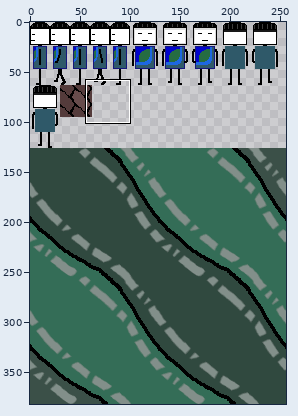
Sprite sheet -- assets/images/atlas.png. The picture above shows the old version from afar; the outline marks the close-up.
Close-up. First the earlier version:
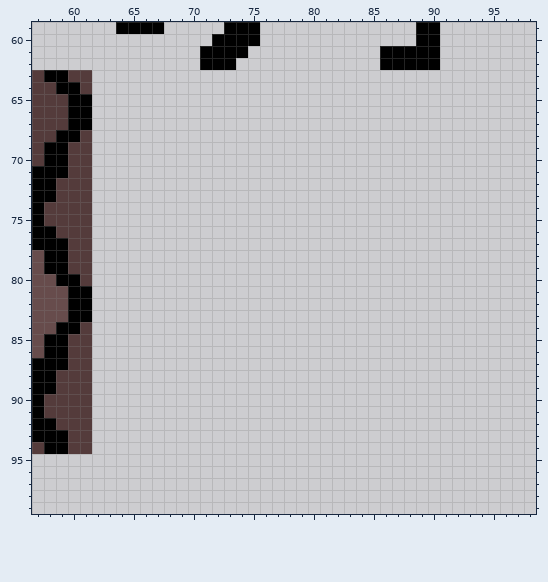
The file is 256x382 pixels. Pixels under 10% opacity are left out. Colours within 5 levels of each other are drawn and written as one. Shown: x 57..98, y 59..99.
New version:
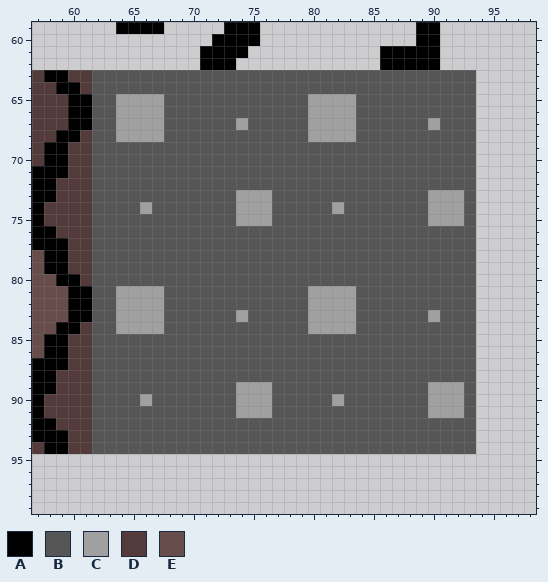
Palette (. is transparent): A #000000  B #565656  C #a0a0a0  D #543b3b  E #674c4c
Changes in this commit:
The edit adds colour B in rows 63 to 64 at x 62 to 93; in rows 65 to 66 at x 62 to 63, 68 to 79 and 84 to 93; in row 67 at x 62 to 63, 68 to 73, 75 to 79, 84 to 89 and 91 to 93; in row 68 at x 62 to 63, 68 to 79 and 84 to 93; in rows 69 to 72 at x 62 to 93; in row 73 at x 62 to 73, 77 to 89 and 93.
The edit adds colour B in row 74 at x 62 to 65, 67 to 73, 77 to 81, 83 to 89 and 93; in row 75 at x 62 to 73, 77 to 89 and 93; in rows 76 to 80 at x 62 to 93; in rows 81 to 82 at x 62 to 63, 68 to 79 and 84 to 93; in row 83 at x 62 to 63, 68 to 73, 75 to 79, 84 to 89 and 91 to 93; in row 84 at x 62 to 63, 68 to 79 and 84 to 93.
The edit adds colour B in rows 85 to 88 at x 62 to 93; in row 89 at x 62 to 73, 77 to 89 and 93; in row 90 at x 62 to 65, 67 to 73, 77 to 81, 83 to 89 and 93; in row 91 at x 62 to 73, 77 to 89 and 93; in rows 92 to 94 at x 62 to 93.
The edit adds colour C in rows 65 to 66 at x 64 to 67 and 80 to 83; in row 67 at x 64 to 67, 74, 80 to 83 and 90; in row 68 at x 64 to 67 and 80 to 83; in row 73 at x 74 to 76 and 90 to 92; in row 74 at x 66, 74 to 76, 82 and 90 to 92; in row 75 at x 74 to 76 and 90 to 92.
The edit adds colour C in rows 81 to 82 at x 64 to 67 and 80 to 83; in row 83 at x 64 to 67, 74, 80 to 83 and 90; in row 84 at x 64 to 67 and 80 to 83; in row 89 at x 74 to 76 and 90 to 92; in row 90 at x 66, 74 to 76, 82 and 90 to 92; in row 91 at x 74 to 76 and 90 to 92.
